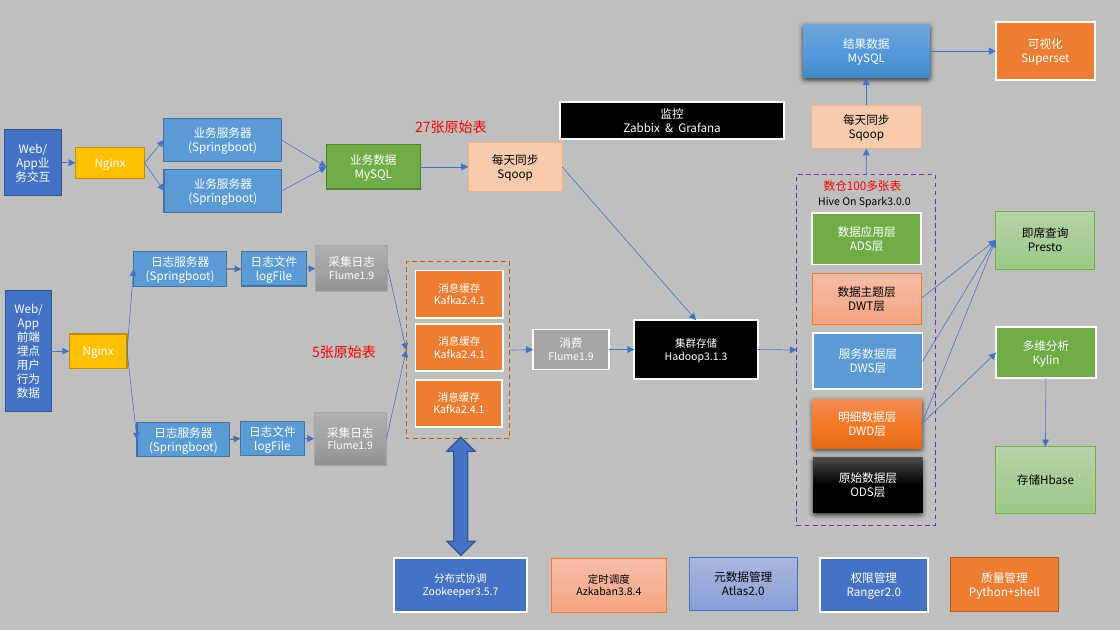
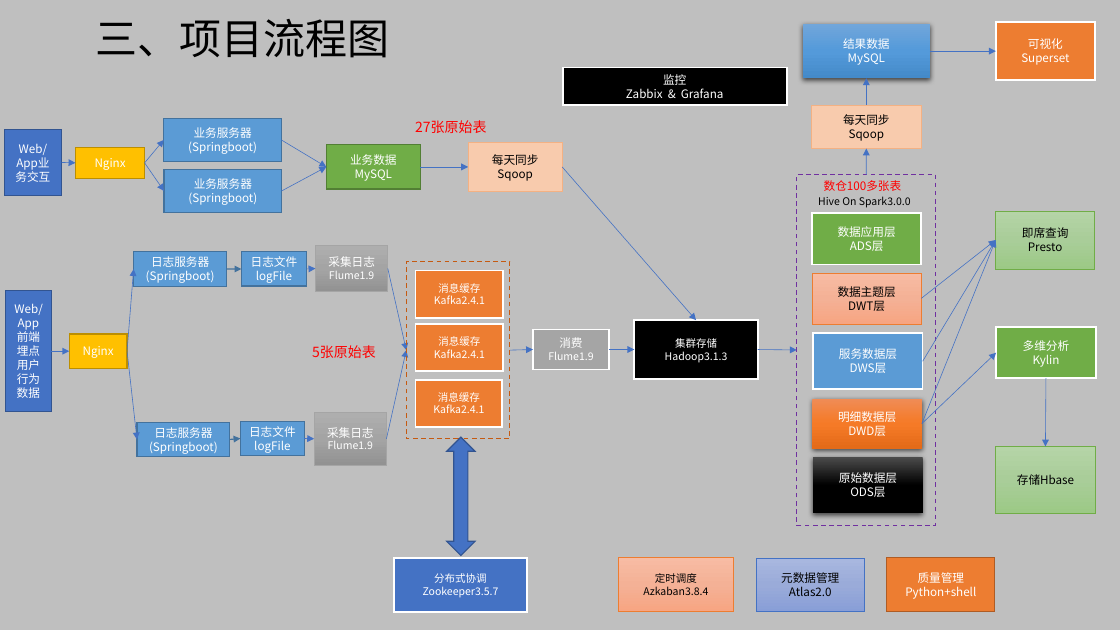
Before and after one commit to hunter95671/DataWarehouse, a slide deck: slide 5 of 电商离线数据仓库流程架构.pptx (slide 3 before the commit). Drawn at 1120x630 pixels with LibreOffice and Linux fonts; fonts in the diff are those of the drawing. Boxes give left, top, right and bottom in pixels: in the first picture for what was removed or moved away, otherwise in the second. Text is boxed around its words. In the diff, an @@ line names an element or a change of style, - is before the commit and + after.

Commit message:
ppt

```diff
--- a/电商离线数据仓库流程架构.pptx
+++ b/电商离线数据仓库流程架构.pptx
@@ text added at [95,19,389,58], 36 pt, text #000000 @@
+三、项目流程图
@@ rectangle "监控": place and size @@
-rectangle "监控" at [560,102,785,139]
+rectangle "监控" at [563,68,787,106]
@@ rectangle "定时调度": place and size @@
-rectangle "定时调度" at [551,559,667,613]
+rectangle "定时调度" at [618,558,734,613]
@@ rectangle "元数据管理": place and size @@
-rectangle "元数据管理" at [689,558,797,611]
+rectangle "元数据管理" at [756,559,865,612]
@@ rectangle removed at [820,558,928,613] @@
-权限管理
-Ranger2.0
@@ rectangle "质量管理": place and size @@
-rectangle "质量管理" at [950,558,1059,612]
+rectangle "质量管理" at [887,558,996,612]
```
Also in this commit, not shown: 1 other slide changed, 3 slides added, 1 slide removed.
